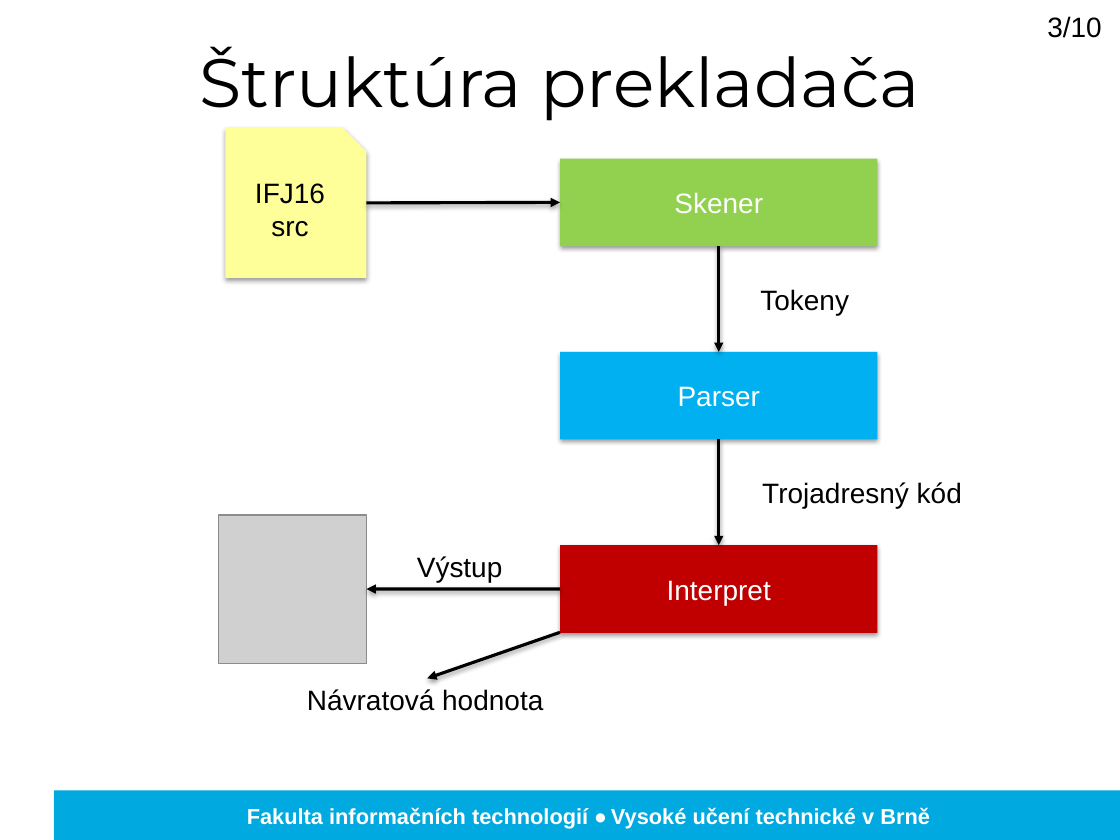
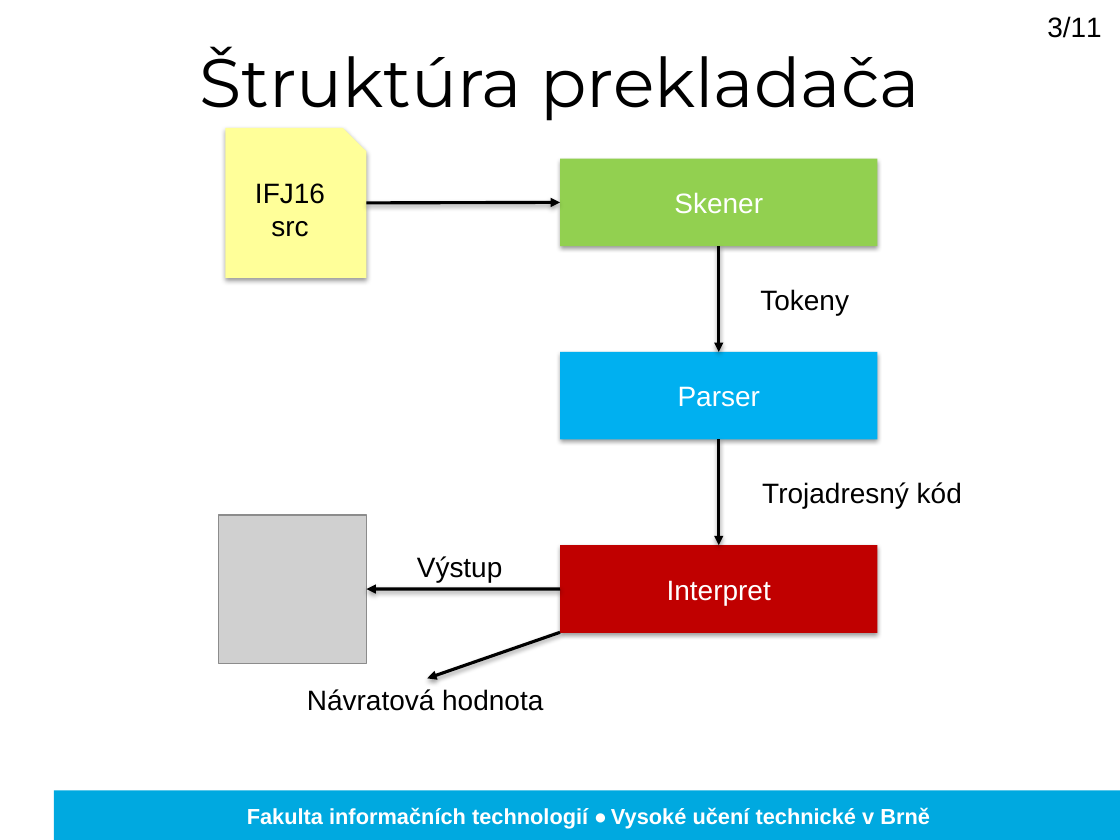
Before and after one commit to adiosnb/IFJ, a slide deck: slide 3 of doc/prezentacia.pptx (slide 4 before the commit). Drawn at 1120x840 pixels with LibreOffice and Linux fonts; fonts in the diff are those of the drawing; grey boxes stand for pictures; background and template pictures are left out. Boxes give left, top, right and bottom in pixels: in the first picture for what was removed or moved away, otherwise in the second. Text is boxed around its words. In the diff, an @@ line names an element or a change of style, - is before the commit and + after.

```diff
--- a/doc/prezentacia.pptx
+++ b/doc/prezentacia.pptx
@@ text at box(1047, 16, 1102, 38): text changed @@
-3/10
+3/11
```
Also in this commit, not shown: 8 other slides changed, 1 slide added, 1 slide removed.
